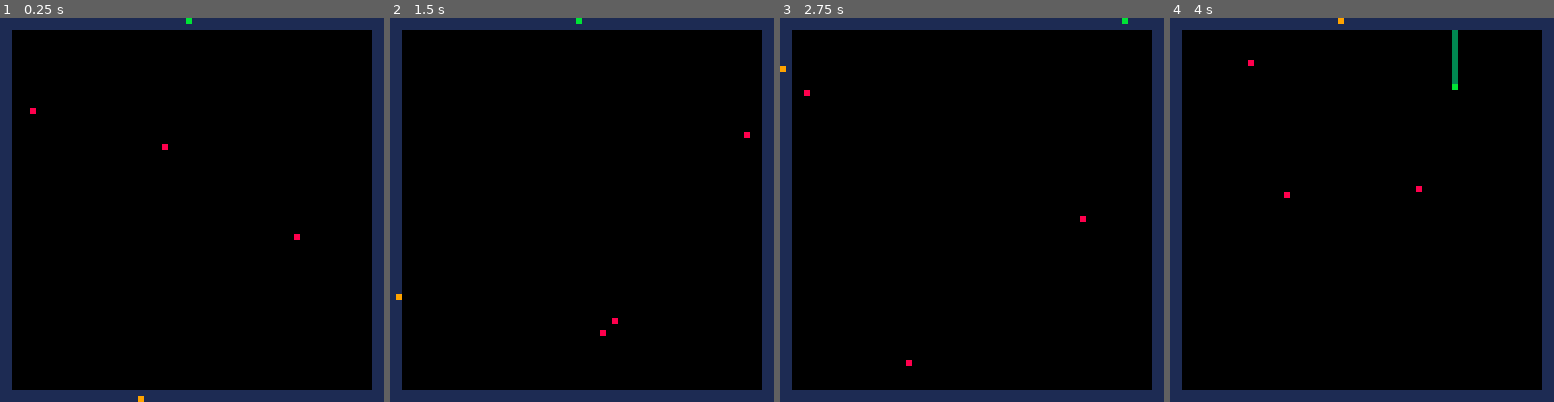
Above: before the commit, frames 1-4 (left to right).
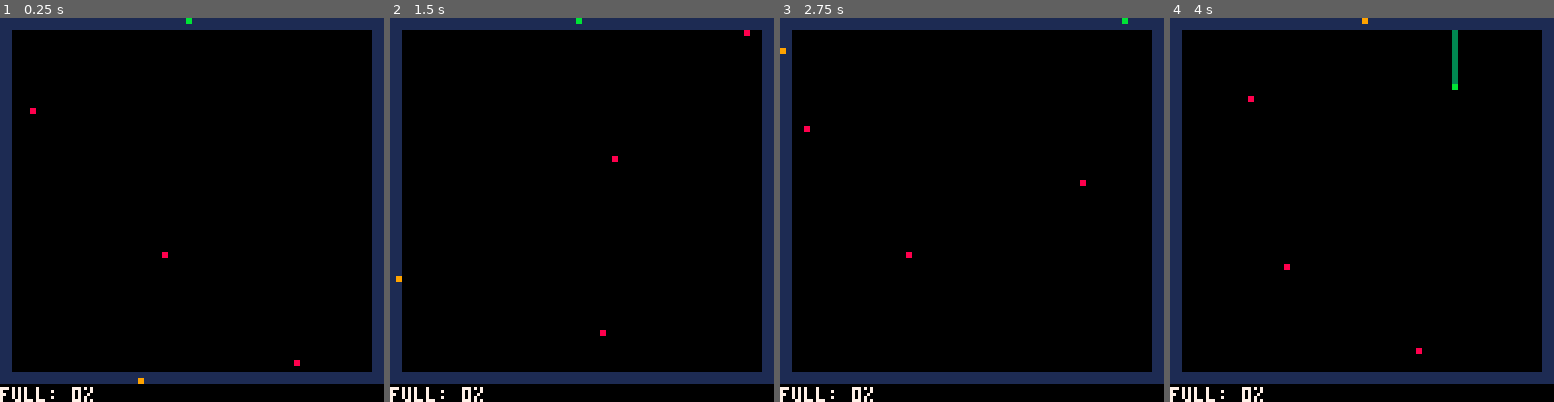
Above: after the commit, the same moments.

Repository: newagebegins/xonix-pico8
Game: PICO-8 cartridge xonix.p8
Same seed, same stepped clock (60 frames per second), same inputs: the game is played once before the commit and once after it.
Inputs:
- Up to frame 1 (0.25 s): no input
- Up to frame 2 (1.5 s): no input
- Up to frame 3 (2.75 s): hold Right 1.6-2.1 s; hold Up 2.15-2.42 s; hold Right from 2.47 s (still down)
- Up to frame 4 (4 s): release Right at 3.03 s; hold Left 3.08-3.58 s; hold Down 3.63-3.97 s

The runs differ from the first frame. In frame 1, 6.3% of the frame differs, in the area x 0-100%, y 32-100%; in frame 2, 6.4%; in frame 3, 6.4%, in the area x 0-100%, y 7-100%; in frame 4, 6.4%.

Commit message:
Print HUD

Diff:
--- a/xonix.p8
+++ b/xonix.p8
@@ -10,9 +10,12 @@
 m_enl=5 -- land enemy
 m_trl=6 -- player's sea trail
 
+mw=64 -- map width
+mh=61 -- map height
+
 -- player
 p={
- x=31,
+ x=flr(mw/2)-1,
  y=0,
  dx=0,
  dy=-1,
@@ -44,14 +47,14 @@
 end
 
 function init_map()
- for y=0,63 do
-  for x=0,63 do
+ for y=0,mh-1 do
+  for x=0,mw-1 do
    m[y]=m[y] or {}
    local is_land=
     y==0 or y==1 or
-    y==62 or y==63 or
+    y==mh-2 or y==mh-1 or
     x==0 or x==1 or
-    x==62 or x==63
+    x==mw-2 or x==mw-1
    if is_land then
     m[y][x]=m_lnd
    else
@@ -66,8 +69,8 @@
 function make_ens()
  local e={}
  while true do
-  e.x=2+flr(rnd(64-2*2))
-  e.y=2+flr(rnd(64-2*2))
+  e.x=2+flr(rnd(mw-2*2))
+  e.y=2+flr(rnd(mh-2*2))
   if m[e.y][e.x]==m_sea then
    break
   end
@@ -80,8 +83,8 @@
 
 function make_enl()
  local e={}
- e.x=31
- e.y=63
+ e.x=flr(mw/2)-1
+ e.y=mh-1
  e.dx=rnd({-1,1})
  e.dy=rnd({-1,1})
  add(enl,e)
@@ -135,8 +138,8 @@
 
 function copy_map()
  local n={}
- for y=0,63 do
-  for x=0,63 do
+ for y=0,mh-1 do
+  for x=0,mw-1 do
    n[y]=n[y] or {}
    n[y][x]=m[y][x]
   end
@@ -181,8 +184,8 @@
 end
 
 function fill_trl()
- for y=0,63 do
-  for x=0,63 do
+ for y=0,mh-1 do
+  for x=0,mw-1 do
    if m[y][x]==m_trl then
     m[y][x]=m_lnd
    end
@@ -340,13 +343,15 @@
 -->8
 function _draw()
  cls()
- for y=0,63 do
-  for x=0,63 do
+ for y=0,mh-1 do
+  for x=0,mw-1 do
    rectfill(x*2,y*2,
             x*2+1,y*2+1,
             colors[m[y][x]])
   end
  end
+ color(7)
+ print("full: 0%",0,128-5)
 end
 __gfx__
 00000000000000000000000000000000000000000000000000000000000000000000000000000000000000000000000000000000000000000000000000000000
